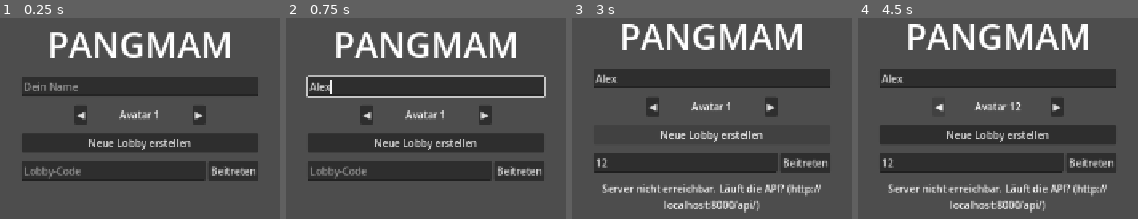
Above: before the commit, frames 1-4 (left to right).
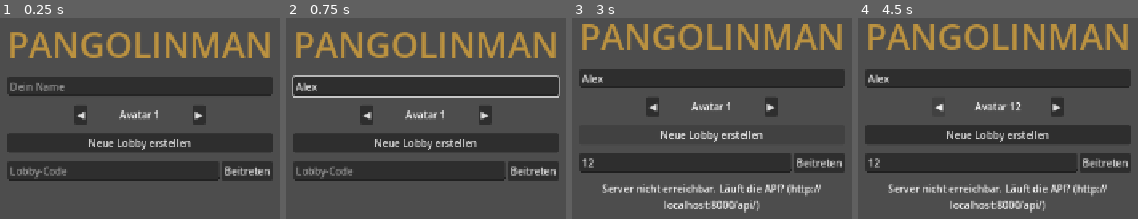
Above: after the commit, the same moments.

Repository: flxlhr/Pangmam
Game: Godot game, scene res://screens/start/start_screen.tscn
Two runs of this game, one before a commit and one after it. Both use one fixed random seed, a clock stepped at 60 frames per second and the inputs below.
Inputs (mouse positions are in pixels of both pictures, inside the frame that each line leads up to):
- Up to frame 1 (0.25 s): no input
- Up to frame 2 (0.75 s): click (426, 86) at 0.52 s; type "Alex" at 0.6 s
- Up to frame 3 (3 s): click (686, 170) at 0.75 s; type "12" at 0.83 s; click "◀" at 1.25 s; click "▶" at 2 s; click "Neue Lobby erstellen" at 2.75 s
- Up to frame 4 (4.5 s): click "Beitreten" at 3.5 s; click "◀" at 4.25 s

The runs differ from the first frame. In frame 1, 12% of the frame differs, in the area x 2-98%, y 6-82%; in frame 2, 13%; in frame 3, 11%; in frame 4, 12%.

Commit message:
Pangman titel verbessert

Diff:
--- a/game/screens/start/start_screen.tscn
+++ b/game/screens/start/start_screen.tscn
@@ -1,8 +1,8 @@
-[gd_scene format=3]
+[gd_scene format=3 uid="uid://c5sedhtr773od"]
 
-[ext_resource type="Script" path="res://screens/start/start_screen.gd" id="1_start"]
+[ext_resource type="Script" uid="uid://cmp3t72xkdvgq" path="res://screens/start/start_screen.gd" id="1_start"]
 
-[node name="StartScreen" type="Control"]
+[node name="StartScreen" type="Control" unique_id=5702059]
 layout_mode = 3
 anchors_preset = 15
 anchor_right = 1.0
@@ -11,7 +11,7 @@
 grow_vertical = 2
 script = ExtResource("1_start")
 
-[node name="Center" type="CenterContainer" parent="."]
+[node name="Center" type="CenterContainer" parent="." unique_id=1823055046]
 layout_mode = 1
 anchors_preset = 15
 anchor_right = 1.0
@@ -19,65 +19,66 @@
 grow_horizontal = 2
 grow_vertical = 2
 
-[node name="Box" type="VBoxContainer" parent="Center"]
+[node name="Box" type="VBoxContainer" parent="Center" unique_id=827684715]
 custom_minimum_size = Vector2(380, 0)
 layout_mode = 2
 theme_override_constants/separation = 14
 
-[node name="Title" type="Label" parent="Center/Box"]
+[node name="Title" type="Label" parent="Center/Box" unique_id=895777589]
 layout_mode = 2
+theme_override_colors/font_color = Color(0.73479193, 0.5714641, 0.25006196, 1)
 theme_override_font_sizes/font_size = 56
-text = "PANGMAM"
+text = "PANGOLINMAN"
 horizontal_alignment = 1
 
-[node name="NameEdit" type="LineEdit" parent="Center/Box"]
+[node name="NameEdit" type="LineEdit" parent="Center/Box" unique_id=522857036]
 unique_name_in_owner = true
 layout_mode = 2
 placeholder_text = "Dein Name"
 max_length = 16
 
-[node name="AvatarRow" type="HBoxContainer" parent="Center/Box"]
+[node name="AvatarRow" type="HBoxContainer" parent="Center/Box" unique_id=1019114844]
 layout_mode = 2
 alignment = 1
 
-[node name="PrevAvatar" type="Button" parent="Center/Box/AvatarRow"]
+[node name="PrevAvatar" type="Button" parent="Center/Box/AvatarRow" unique_id=1329302404]
 unique_name_in_owner = true
 layout_mode = 2
 text = "◀"
 
-[node name="AvatarLabel" type="Label" parent="Center/Box/AvatarRow"]
+[node name="AvatarLabel" type="Label" parent="Center/Box/AvatarRow" unique_id=832647867]
 unique_name_in_owner = true
 custom_minimum_size = Vector2(160, 0)
 layout_mode = 2
 text = "Avatar 1"
 horizontal_alignment = 1
 
-[node name="NextAvatar" type="Button" parent="Center/Box/AvatarRow"]
+[node name="NextAvatar" type="Button" parent="Center/Box/AvatarRow" unique_id=1079018065]
 unique_name_in_owner = true
 layout_mode = 2
 text = "▶"
 
-[node name="CreateButton" type="Button" parent="Center/Box"]
+[node name="CreateButton" type="Button" parent="Center/Box" unique_id=23079249]
 unique_name_in_owner = true
 layout_mode = 2
 text = "Neue Lobby erstellen"
 
-[node name="JoinRow" type="HBoxContainer" parent="Center/Box"]
+[node name="JoinRow" type="HBoxContainer" parent="Center/Box" unique_id=284967684]
 layout_mode = 2
 
-[node name="CodeEdit" type="LineEdit" parent="Center/Box/JoinRow"]
+[node name="CodeEdit" type="LineEdit" parent="Center/Box/JoinRow" unique_id=1746648164]
 unique_name_in_owner = true
 layout_mode = 2
 size_flags_horizontal = 3
 placeholder_text = "Lobby-Code"
 max_length = 8
 
-[node name="JoinButton" type="Button" parent="Center/Box/JoinRow"]
+[node name="JoinButton" type="Button" parent="Center/Box/JoinRow" unique_id=129807700]
 unique_name_in_owner = true
 layout_mode = 2
 text = "Beitreten"
 
-[node name="StatusLabel" type="Label" parent="Center/Box"]
+[node name="StatusLabel" type="Label" parent="Center/Box" unique_id=1690918387]
 unique_name_in_owner = true
 layout_mode = 2
 horizontal_alignment = 1
